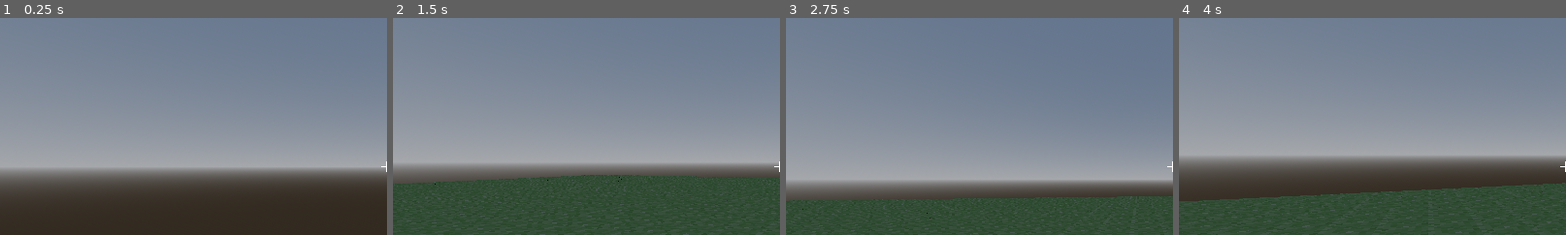
Above: before the commit, frames 1-4 (left to right).
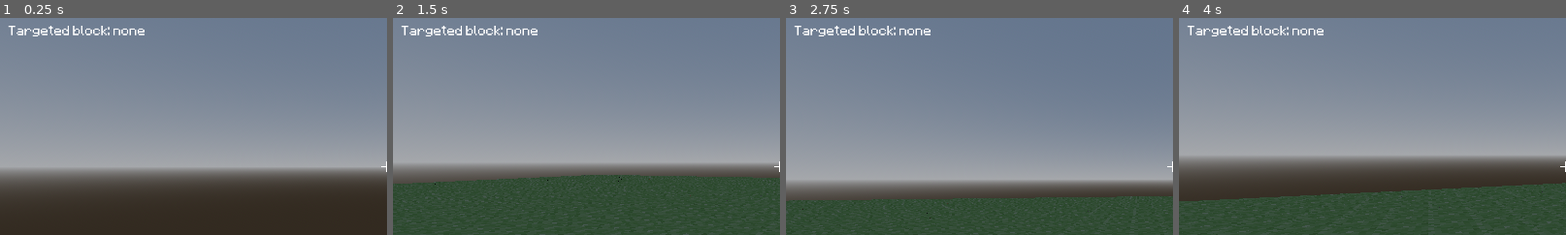
Above: after the commit, the same moments.

Repository: javier-adrian/voxel-gds
Game: Godot game, scene res://level.tscn
The game is run twice, just before and just after one commit, with the same random seed, the same clock (stepped at 60 frames per second) and the same inputs.
Inputs (mouse positions are % of the whole screen's width and height, from its top left):
- Up to frame 1 (0.25 s): no input
- Up to frame 2 (1.5 s): move the mouse to (55, 50) at 0.52 s; hold W (Forward) from 0.53 s (still down); click (55, 50) at 0.6 s; move the mouse to (45, 50) at 1.27 s; right-click (45, 50) at 1.35 s
- Up to frame 3 (2.75 s): keep holding W (Forward); move the mouse to (52, 48) at 2.02 s; hold Shift (Sprint) from 2.03 s (still down)
- Up to frame 4 (4 s): keep holding W (Forward); move the mouse to (49, 52) at 2.77 s; release Shift (Sprint) at 2.78 s; click (49, 52) at 2.85 s; move the mouse to (57, 51) at 3.52 s; right-click (57, 51) at 3.6 s
The pictures show only the part of the screen within x 0-50%, y 16-66%; the shares and areas given below are measured in that part.

The runs differ from the first frame. In frame 1, 0.6% of the frame differs, in the area x 2-38%, y 3-9%; in frame 2, 0.6%; in frame 3, 0.6%; in frame 4, 0.6%.

Commit message:
add targeted block info to debug screen

Diff:
--- a/chunk.gd
+++ b/chunk.gd
@@ -153,6 +153,16 @@
 	blocks[blockPosition] = block
 	update()
 
+func getBlock(blockPosition: Vector3i) -> String:
+	match blocks[blockPosition]:
+		blockManager.dirt:
+			return "dirt"
+		blockManager.stone:
+			return "stone"
+		blockManager.grass:
+			return "grass"
+	return "none"
+
 func setChunkPosition(position: Vector2i):
 	chunkManager.updateChunkPosition(self, position, chunkPosition)
 
--- a/player.gd
+++ b/player.gd
@@ -12,9 +12,12 @@
 @export var coords: Label
 @export var fps: Label
 @export var gamemode: Label
+@export var targeted: Label
 @export var survival: bool
 
 var lookAngles = Vector2.ZERO
+
+var targetedBlock: String
 
 var sprintSpeed: float
 var playerSpeed: float
@@ -85,8 +88,13 @@
 		var chunk = RayCast.get_collider()
 		highlighter.visible = true
 
+
 		var blockPosition = RayCast.get_collision_point() - 0.5 * RayCast.get_collision_normal()
 		var intBlockPosition = Vector3i(floori(blockPosition.x), floori(blockPosition.y), floori(blockPosition.z))
+
+		targetedBlock = chunk.getBlock(Vector3i(intBlockPosition - Vector3i(chunk.global_position)))
+		targeted.text = "Targeted block: " + targetedBlock + " (" +str(intBlockPosition.x) + " / " + str(intBlockPosition.y) + " / " + str(intBlockPosition.z) + ")"
+
 		highlighter.global_position = Vector3(intBlockPosition) + Vector3(0.5, 0.5, 0.5)
 
 		if Input.is_action_just_pressed("Break"):
@@ -95,6 +103,7 @@
 			chunkManager.setBlock(Vector3i(intBlockPosition + Vector3i(RayCast.get_collision_normal())), blockManager.stone)
 	else:
 		highlighter.visible = false
+		targeted.text = "Targeted block: none"
 
 	coords.text = (
 		"XYZ: "
--- a/player.tscn
+++ b/player.tscn
@@ -15,7 +15,7 @@
 material = SubResource("StandardMaterial3D_8j2cv")
 size = Vector3(1.01, 1.01, 1.01)
 
-[node name="Player" type="CharacterBody3D" node_paths=PackedStringArray("head", "cam", "RayCast", "highlighter", "coords", "fps", "gamemode")]
+[node name="Player" type="CharacterBody3D" node_paths=PackedStringArray("head", "cam", "RayCast", "highlighter", "coords", "fps", "gamemode", "targeted")]
 script = ExtResource("1_g3lm8")
 jump = 8.5
 walkSpeed = 5.0
@@ -27,6 +27,7 @@
 coords = NodePath("UserInterface/MarginContainer/VBoxContainer/CoordinateLabel")
 fps = NodePath("UserInterface/MarginContainer/VBoxContainer/FPSLabel")
 gamemode = NodePath("UserInterface/MarginContainer/VBoxContainer/GameModeLabel")
+targeted = NodePath("UserInterface/MarginContainer/VBoxContainer/TargetedLabel")
 
 [node name="UserInterface" type="Control" parent="."]
 layout_mode = 3
@@ -88,6 +89,10 @@
 layout_mode = 2
 theme_override_fonts/font = ExtResource("2_8ggpf")
 
+[node name="TargetedLabel" type="Label" parent="UserInterface/MarginContainer/VBoxContainer"]
+layout_mode = 2
+theme_override_fonts/font = ExtResource("2_8ggpf")
+
 [node name="CollisionShape3D" type="CollisionShape3D" parent="."]
 shape = SubResource("CylinderShape3D_7whlb")
 
